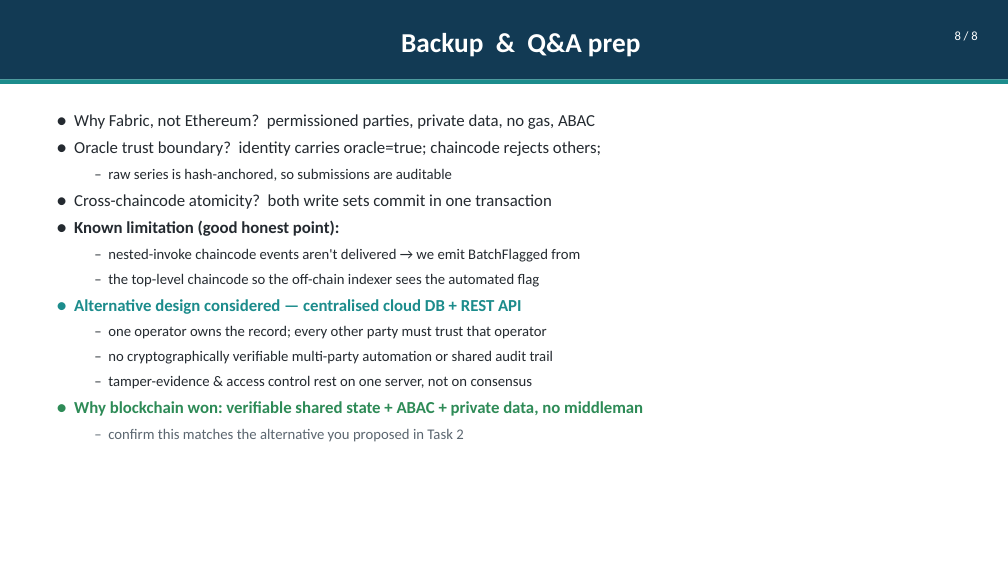
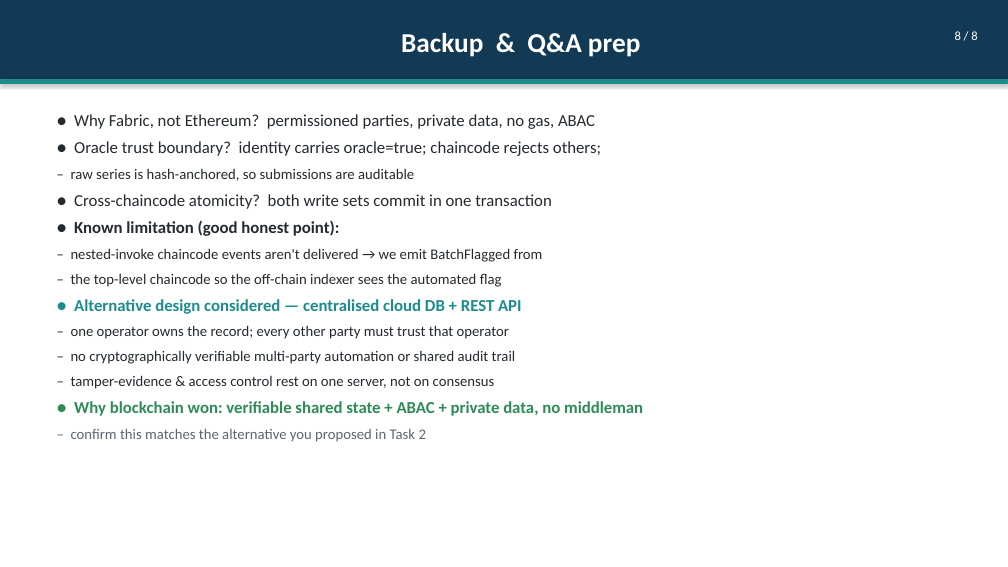
Before and after one commit to lawrence3699/comp6452-proj2, a slide deck: slide 8 of docs/COMP6452_Proj2_Task3.pptx. Drawn at 1008x567 pixels with LibreOffice and Linux fonts; fonts in the diff are those of the drawing. Boxes give left, top, right and bottom in pixels: in the first picture for what was removed or moved away, otherwise in the second. Text is boxed around its words. In the diff, an @@ line names an element or a change of style, - is before the commit and + after.

```diff
--- a/docs/COMP6452_Proj2_Task3.pptx
+++ b/docs/COMP6452_Proj2_Task3.pptx
@@ rectangle "Backup & Q&A prep" at (0,0,1008,79): shadow on @@
@@ rectangle at (0,79,1008,84): shadow on @@
@@ text at (71,168,543,442): indent changed @@
```
Also in this commit, not shown: 7 other slides changed, 9 other files.
